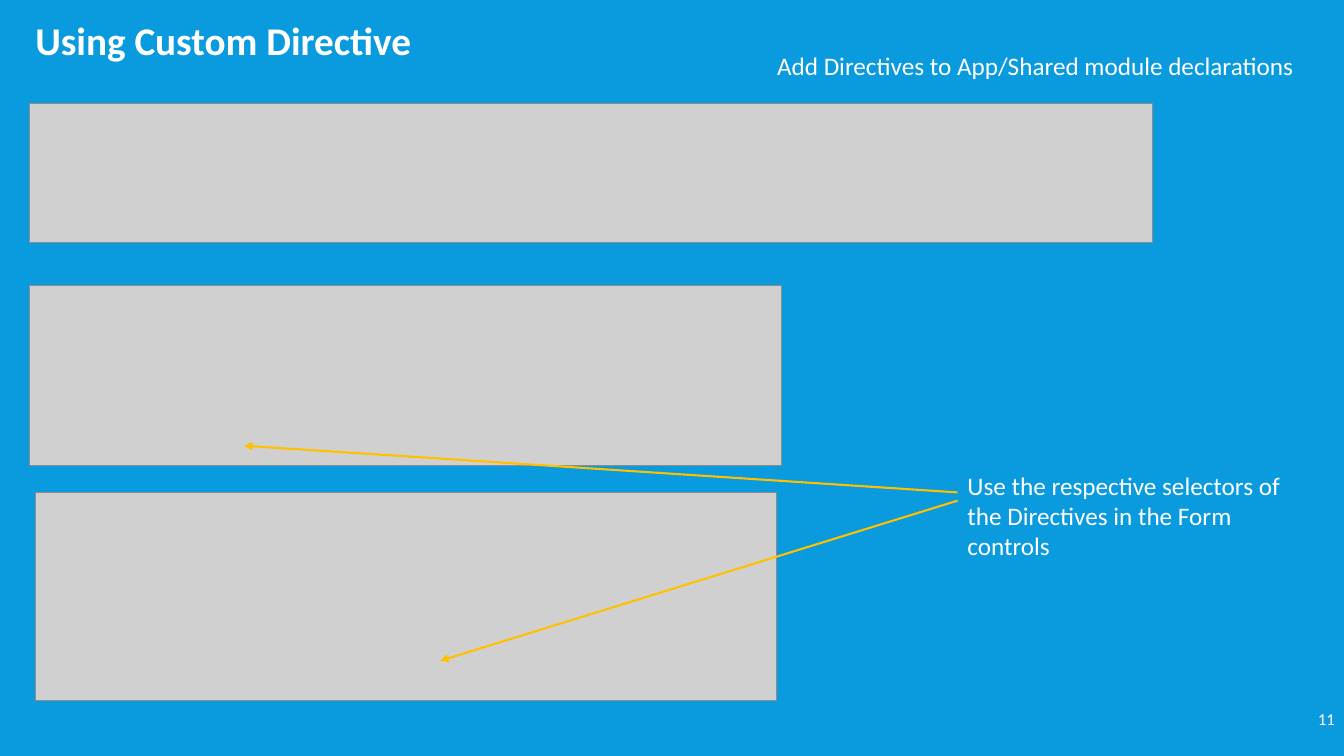
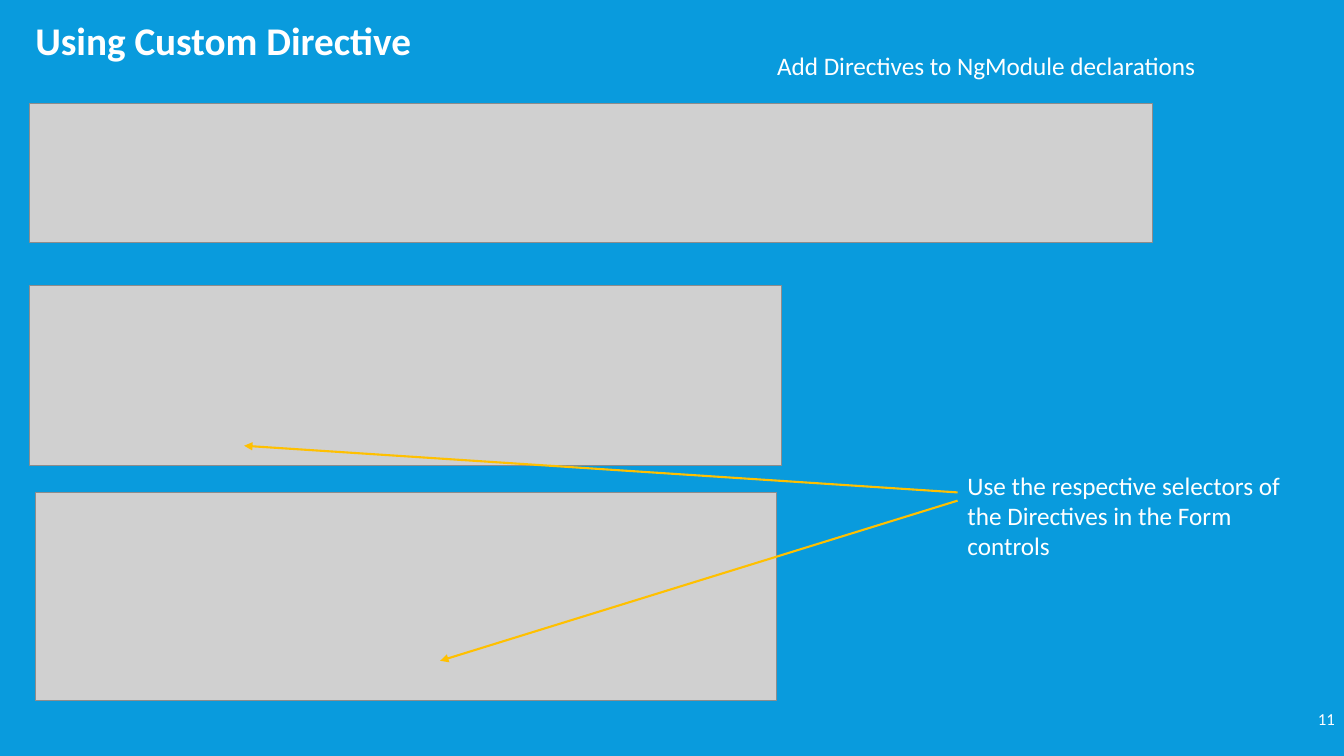
Before and after one commit to timmyktom/angular_validator_directive, a slide deck: slide 11 of Custom Validator & Directive.pptx. Drawn at 1344x756 pixels with LibreOffice and Linux fonts; fonts in the diff are those of the drawing; grey boxes stand for pictures. Boxes give left, top, right and bottom in pixels: in the first picture for what was removed or moved away, otherwise in the second. Text is boxed around its words. In the diff, an @@ line names an element or a change of style, - is before the commit and + after.

```diff
--- a/Custom Validator & Directive.pptx
+++ b/Custom Validator & Directive.pptx
@@ text at [777,57,1195,80]: text changed @@
-Add Directives to App/Shared module declarations
+Add Directives to NgModule declarations
```
Also in this commit, not shown: 4 other slides changed, 1 slide removed.
